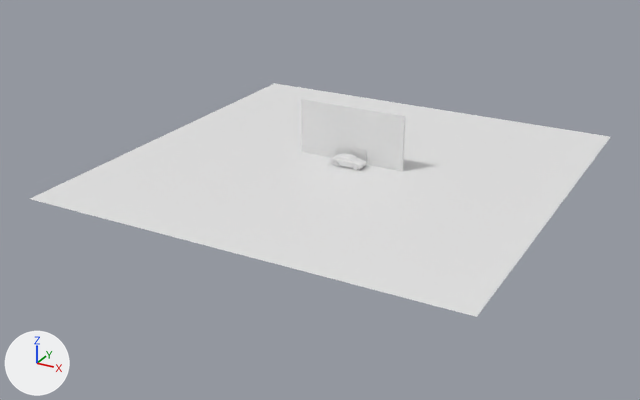
What one commit did to the Blender file projects/pro-elec-video/blender/06_borne_recharge_voiture.blend.
Rendered twice from a camera (50 mm lens) standing at (52.8, -103.3, 45.5) and looking at (-1.5, -4.7, -3.8). Every picture has the same lights, and +X, +Y and +Z are marked at lower left. The older version comes first. Materials are left out; every surface is plain grey.

Script lines for the objects in view, before the commit:
```python
me_mesh_0 = bpy.data.meshes.new('Mesh_0')
me_mesh_0.from_pydata(...)  # 4 vertices, 2 faces; spans x -30.0..30.0, y 0.0, z -30.0..30.0
me_mesh_0.materials.append(mat_element_1_6_matiere)
me_mesh_1 = bpy.data.meshes.new('Mesh_1')
me_mesh_1.from_pydata(...)  # 24 vertices, 12 faces; spans x -8.0..8.0, y -0.2..0.2, z -4.0..4.0
me_mesh_1.materials.append(mat_element_1_7_matiere)
ob_element_1_6 = bpy.data.objects.new('Element_1_6', me_mesh_0)
ob_element_1_6.location = (0.0, 0.0, 0.0)
ob_element_1_6.rotation_euler = (-1.571, 0.0, 0.0)  # degrees (-90, 0, 0)
ob_element_1_7 = bpy.data.objects.new('Element_1_7', me_mesh_1)
ob_element_1_7.location = (0.0, 1.8, 4.0)
```
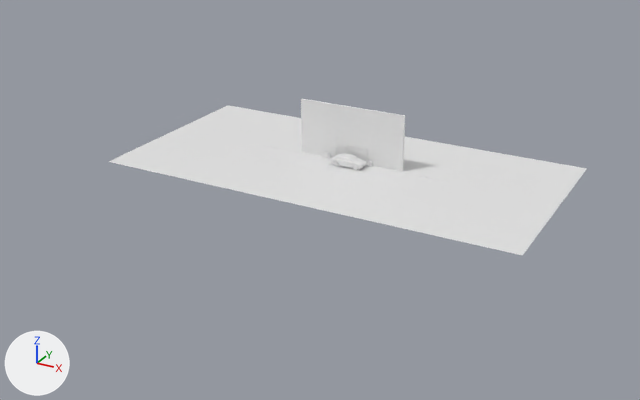
Boxes (x1, y1, x2, y2) around the edits, measured in the pictures (640 x 400 px):
'Element_1_6', reshaped (17% narrower, 36% shorter): before (30, 83, 610, 317); after (108, 105, 587, 255)
'Element_1_8', unchanged, uncovered by the edit: before (347, 146, 367, 161); after (301, 99, 405, 171)

Patch to the scene script:
```diff
--- a/projects/pro-elec-video/blender/06_borne_recharge_voiture.blend.py
+++ b/projects/pro-elec-video/blender/06_borne_recharge_voiture.blend.py
@@ me_mesh_0 @@
 # used by ob_element_1_6; location = (0.0, 0.0, 0.0); rotation_euler = (-1.571, 0.0, 0.0), in degrees (-90, 0, 0)
-me_mesh_0.from_pydata(...)  # 4 vertices, 2 faces; spans x -30.0..30.0, y 0.0, z -30.0..30.0
-me_mesh_0.vertices[0].co = (-30.0, 0.0, 30.0)  # pixel (274, 83)
-me_mesh_0.vertices[1].co = (30.0, 0.0, 30.0)  # pixel (610, 136)
-me_mesh_0.vertices[2].co = (-30.0, 0.0, -30.0)  # pixel (29, 198)
-me_mesh_0.vertices[3].co = (30.0, 0.0, -30.0)  # pixel (476, 316)
+me_mesh_0.from_pydata(...)  # 4 vertices, 2 faces; spans x -30.0..30.0, y 0.0, z -15.0..15.0
+# me_mesh_0 part 1
+me_mesh_0.vertices[0].co = (-30.0, 0.0, 15.0)  # pixel (227, 105)
+me_mesh_0.vertices[1].co = (30.0, 0.0, 15.0)  # pixel (587, 168)
+me_mesh_0.vertices[2].co = (-30.0, 0.0, -15.0)  # pixel (108, 161)
+me_mesh_0.vertices[3].co = (30.0, 0.0, -15.0)  # pixel (522, 255)
```
